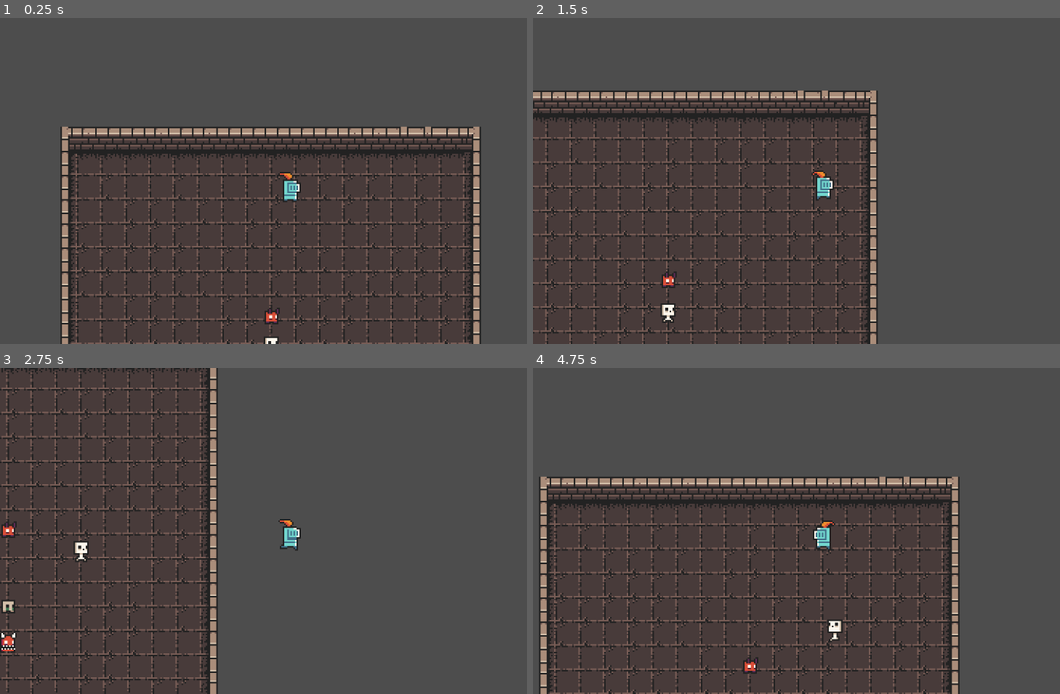
Above: before the commit, frames 1-4 (two rows, left to right).
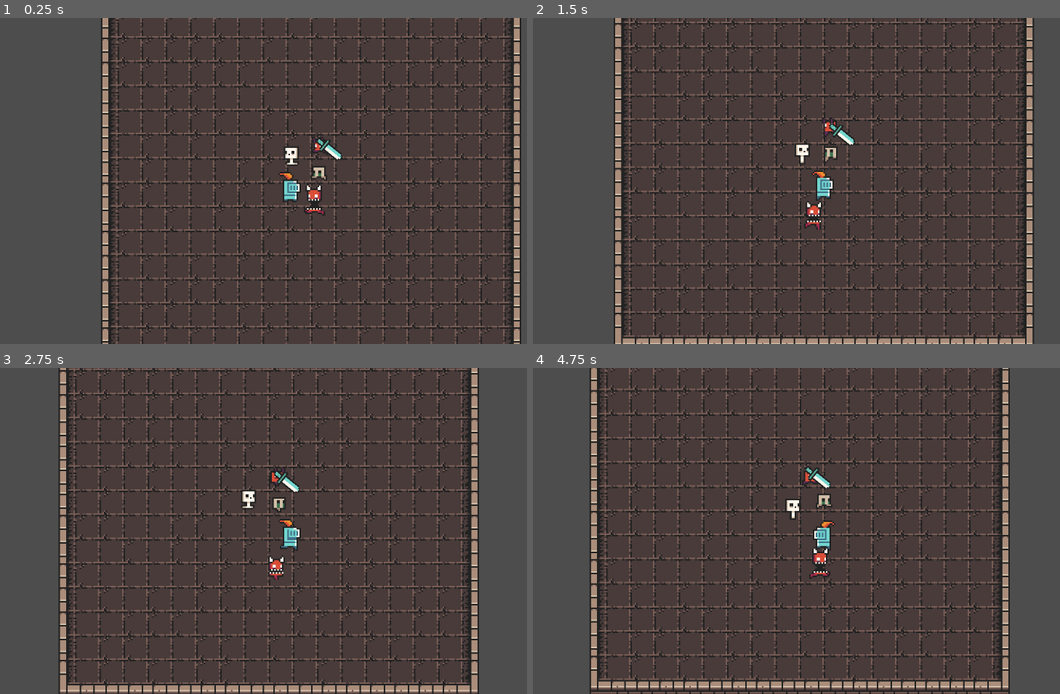
Above: after the commit, the same moments.

Repository: jramrez/godotproj
Game: Godot game, scene res://main.tscn
Two runs of this game, one before a commit and one after it. Both use one fixed random seed, a clock stepped at 60 frames per second and the inputs below.
Inputs:
- Up to frame 1 (0.25 s): no input
- Up to frame 2 (1.5 s): hold Right (ui_right) 0.53-1.28 s; hold Down (ui_down) from 1.28 s (still down)
- Up to frame 3 (2.75 s): release Down (ui_down) at 2.03 s; hold Right (ui_right) from 2.03 s (still down)
- Up to frame 4 (4.75 s): release Right (ui_right) at 2.78 s; hold Up (ui_up) 2.78-3.53 s; hold Left (ui_left) from 3.53 s (still down)

The runs differ from the first frame. In frame 1, 29% of the frame differs, in the area x 11-99%, y 0-100%; in frame 2, 29%; in frame 3, 28%; in frame 4, 31%, in the area x 1-91%, y 0-100%.

Commit message:
attacskskdj

Diff:
--- a/player.tscn
+++ b/player.tscn
@@ -10,6 +10,7 @@
 [ext_resource type="Texture2D" uid="uid://gq0u371chn5l" path="res://0x72_DungeonTilesetII_v1.7/frames/knight_m_run_anim_f1.png" id="8_qwc4b"]
 [ext_resource type="Texture2D" uid="uid://5cq1dydklkx8" path="res://0x72_DungeonTilesetII_v1.7/frames/knight_m_run_anim_f2.png" id="9_mb2yp"]
 [ext_resource type="Texture2D" uid="uid://mf8h21ptiw8t" path="res://0x72_DungeonTilesetII_v1.7/frames/knight_m_run_anim_f3.png" id="10_56130"]
+[ext_resource type="Texture2D" uid="uid://bhhncvkfbo23m" path="res://0x72_DungeonTilesetII_v1.7/frames/weapon_regular_sword.png" id="11_2crug"]
 
 [sub_resource type="CircleShape2D" id="CircleShape2D_bcmf2"]
 
@@ -58,8 +59,67 @@
 "speed": 5.0
 }]
 
+[sub_resource type="Animation" id="Animation_asn0x"]
+resource_name = "attack"
+tracks/0/type = "value"
+tracks/0/imported = false
+tracks/0/enabled = true
+tracks/0/path = NodePath("../AnimationPlayer/Sprite2D:position")
+tracks/0/interp = 1
+tracks/0/loop_wrap = true
+tracks/0/keys = {
+"times": PackedFloat32Array(0, 0.3, 0.5, 0.7, 1),
+"transitions": PackedFloat32Array(1, 1, 1, 1, 1),
+"update": 0,
+"values": [Vector2(12, -6), Vector2(18, -4), Vector2(20, -1), Vector2(21, 3), Vector2(19, 8)]
+}
+tracks/1/type = "value"
+tracks/1/imported = false
+tracks/1/enabled = true
+tracks/1/path = NodePath("../AnimationPlayer/Sprite2D:rotation")
+tracks/1/interp = 1
+tracks/1/loop_wrap = true
+tracks/1/keys = {
+"times": PackedFloat32Array(0, 0.3, 0.5, 0.7, 1),
+"transitions": PackedFloat32Array(1, 1, 1, 1, 1),
+"update": 0,
+"values": [0.0, 0.674524, 1.12421, 1.57389, 2.24841]
+}
+
+[sub_resource type="Animation" id="Animation_cvm4p"]
+length = 0.001
+tracks/0/type = "value"
+tracks/0/imported = false
+tracks/0/enabled = true
+tracks/0/path = NodePath("../AnimationPlayer/Sprite2D:position")
+tracks/0/interp = 1
+tracks/0/loop_wrap = true
+tracks/0/keys = {
+"times": PackedFloat32Array(0),
+"transitions": PackedFloat32Array(1),
+"update": 0,
+"values": [Vector2(12, -6)]
+}
+tracks/1/type = "value"
+tracks/1/imported = false
+tracks/1/enabled = true
+tracks/1/path = NodePath("../AnimationPlayer/Sprite2D:rotation")
+tracks/1/interp = 1
+tracks/1/loop_wrap = true
+tracks/1/keys = {
+"times": PackedFloat32Array(0),
+"transitions": PackedFloat32Array(1),
+"update": 0,
+"values": [2.24841]
+}
+
+[sub_resource type="AnimationLibrary" id="AnimationLibrary_3cvc4"]
+_data = {
+"RESET": SubResource("Animation_cvm4p"),
+"attack": SubResource("Animation_asn0x")
+}
+
 [node name="player" type="CharacterBody2D"]
-position = Vector2(14.0258, -124)
 scale = Vector2(1.08178, 1)
 collision_layer = 3
 script = ExtResource("1_1dkpd")
@@ -78,3 +138,14 @@
 sprite_frames = SubResource("SpriteFrames_byrlq")
 animation = &"Hit"
 frame_progress = 0.537185
+
+[node name="AnimationPlayer" type="AnimationPlayer" parent="."]
+root_node = NodePath("../AnimatedSprite2D")
+libraries = {
+"": SubResource("AnimationLibrary_3cvc4")
+}
+
+[node name="Sprite2D" type="Sprite2D" parent="AnimationPlayer"]
+position = Vector2(12, -6)
+rotation = 2.24841
+texture = ExtResource("11_2crug")
--- a/project.godot
+++ b/project.godot
@@ -14,6 +14,10 @@
 run/main_scene="res://main.tscn"
 config/features=PackedStringArray("4.2", "Forward Plus")
 config/icon="res://icon.svg"
+
+[editor]
+
+movie_writer/movie_file="C:/Users/jramrez/Documents/godotproj/showcase.avi"
 
 [input]
 
--- a/tilemap.tres
+++ b/tilemap.tres
@@ -350,6 +350,7 @@
 0:0/0/terrain = 1
 0:0/0/physics_layer_0/linear_velocity = Vector2(0, 0)
 0:0/0/physics_layer_0/angular_velocity = 0.0
+0:0/0/physics_layer_0/polygon_0/points = PackedVector2Array(-3.125, -8, 3, -8, 3, 8, -3.125, 8)
 0:0/0/terrains_peering_bit/bottom_side = 1
 0:0/0/terrains_peering_bit/top_side = 1
 1:0/0 = 0
@@ -357,6 +358,7 @@
 1:0/0/terrain = 1
 1:0/0/physics_layer_0/linear_velocity = Vector2(0, 0)
 1:0/0/physics_layer_0/angular_velocity = 0.0
+1:0/0/physics_layer_0/polygon_0/points = PackedVector2Array(-3.5, -8, 8, -8, 8, 8, -3.625, 8)
 1:0/0/terrains_peering_bit/bottom_side = 1
 1:0/0/terrains_peering_bit/top_side = 1
 1:0/0/terrains_peering_bit/top_right_corner = 1
@@ -365,6 +367,7 @@
 2:0/0/terrain = 1
 2:0/0/physics_layer_0/linear_velocity = Vector2(0, 0)
 2:0/0/physics_layer_0/angular_velocity = 0.0
+2:0/0/physics_layer_0/polygon_0/points = PackedVector2Array(-8, -8, 8, -8, 8, 8, -8, 8)
 2:0/0/terrains_peering_bit/bottom_side = 1
 2:0/0/terrains_peering_bit/top_left_corner = 1
 2:0/0/terrains_peering_bit/top_side = 1
@@ -374,6 +377,7 @@
 3:0/0/terrain = 1
 3:0/0/physics_layer_0/linear_velocity = Vector2(0, 0)
 3:0/0/physics_layer_0/angular_velocity = 0.0
+3:0/0/physics_layer_0/polygon_0/points = PackedVector2Array(-8, -8, 3, -8, 3, 8, -8, 8)
 3:0/0/terrains_peering_bit/bottom_side = 1
 3:0/0/terrains_peering_bit/top_left_corner = 1
 3:0/0/terrains_peering_bit/top_side = 1
@@ -382,6 +386,7 @@
 4:0/0/terrain = 1
 4:0/0/physics_layer_0/linear_velocity = Vector2(0, 0)
 4:0/0/physics_layer_0/angular_velocity = 0.0
+4:0/0/physics_layer_0/polygon_0/points = PackedVector2Array(-8, -8, 8, -8, 8, 8, -8, 8)
 4:0/0/terrains_peering_bit/bottom_side = 1
 4:0/0/terrains_peering_bit/top_left_corner = 1
 4:0/0/terrains_peering_bit/top_side = 1
@@ -391,6 +396,7 @@
 5:0/0/terrain = 1
 5:0/0/physics_layer_0/linear_velocity = Vector2(0, 0)
 5:0/0/physics_layer_0/angular_velocity = 0.0
+5:0/0/physics_layer_0/polygon_0/points = PackedVector2Array(-8, -8, 8, -8, 8, 8, -8, 8)
 5:0/0/terrains_peering_bit/right_side = 0
 5:0/0/terrains_peering_bit/bottom_right_corner = 0
 5:0/0/terrains_peering_bit/bottom_side = 1
@@ -402,6 +408,7 @@
 6:0/0/terrain = 1
 6:0/0/physics_layer_0/linear_velocity = Vector2(0, 0)
 6:0/0/physics_layer_0/angular_velocity = 0.0
+6:0/0/physics_layer_0/polygon_0/points = PackedVector2Array(-8, -8, 8, -8, 8, 8, -8, 8)
 6:0/0/terrains_peering_bit/bottom_side = 1
 6:0/0/terrains_peering_bit/bottom_left_corner = 0
 6:0/0/terrains_peering_bit/left_side = 0
@@ -413,6 +420,7 @@
 7:0/0/terrain = 1
 7:0/0/physics_layer_0/linear_velocity = Vector2(0, 0)
 7:0/0/physics_layer_0/angular_velocity = 0.0
+7:0/0/physics_layer_0/polygon_0/points = PackedVector2Array(-8, -8, 8, -8, 8, 8, -8, 8)
 7:0/0/terrains_peering_bit/bottom_side = 1
 7:0/0/terrains_peering_bit/top_left_corner = 1
 7:0/0/terrains_peering_bit/top_side = 1
@@ -422,6 +430,7 @@
 8:0/0/terrain = 1
 8:0/0/physics_layer_0/linear_velocity = Vector2(0, 0)
 8:0/0/physics_layer_0/angular_velocity = 0.0
+8:0/0/physics_layer_0/polygon_0/points = PackedVector2Array(-3.5, -8, 8, -8, 8, 8, -3.625, 8)
 8:0/0/terrains_peering_bit/right_side = 0
 8:0/0/terrains_peering_bit/bottom_right_corner = 0
 8:0/0/terrains_peering_bit/bottom_side = 1
@@ -432,6 +441,7 @@
 9:0/0/terrain = 0
 9:0/0/physics_layer_0/linear_velocity = Vector2(0, 0)
 9:0/0/physics_layer_0/angular_velocity = 0.0
+9:0/0/physics_layer_0/polygon_0/points = PackedVector2Array(-8, -8, 8, -8, 8, 8, -8, 8)
 9:0/0/terrains_peering_bit/right_side = 0
 9:0/0/terrains_peering_bit/bottom_right_corner = 0
 9:0/0/terrains_peering_bit/bottom_side = 0
@@ -445,6 +455,7 @@
 10:0/0/terrain = 0
 10:0/0/physics_layer_0/linear_velocity = Vector2(0, 0)
 10:0/0/physics_layer_0/angular_velocity = 0.0
+10:0/0/physics_layer_0/polygon_0/points = PackedVector2Array(-8, -8, 8, -8, 8, 8, -8, 8)
 10:0/0/terrains_peering_bit/right_side = 0
 10:0/0/terrains_peering_bit/bottom_right_corner = 0
 10:0/0/terrains_peering_bit/bottom_side = 0
@@ -458,6 +469,7 @@
 11:0/0/terrain = 1
 11:0/0/physics_layer_0/linear_velocity = Vector2(0, 0)
 11:0/0/physics_layer_0/angular_velocity = 0.0
+11:0/0/physics_layer_0/polygon_0/points = PackedVector2Array(-8, -8, 3, -8, 3, 8, -8, 8)
 11:0/0/terrains_peering_bit/bottom_side = 1
 11:0/0/terrains_peering_bit/bottom_left_corner = 0
 11:0/0/terrains_peering_bit/left_side = 0
@@ -468,6 +480,7 @@
 0:1/0/terrain = 1
 0:1/0/physics_layer_0/linear_velocity = Vector2(0, 0)
 0:1/0/physics_layer_0/angular_velocity = 0.0
+0:1/0/physics_layer_0/polygon_0/points = PackedVector2Array(-3.125, -8, 3, -8, 3, 8, -3.125, 8)
 0:1/0/terrains_peering_bit/bottom_side = 1
 0:1/0/terrains_peering_bit/top_side = 1
 1:1/0 = 0
@@ -475,6 +488,7 @@
 1:1/0/terrain = 1
 1:1/0/physics_layer_0/linear_velocity = Vector2(0, 0)
 1:1/0/physics_layer_0/angular_velocity = 0.0
+1:1/0/physics_layer_0/polygon_0/points = PackedVector2Array(-3.5, -8, 8, -8, 8, 8, -3.625, 8)
 1:1/0/terrains_peering_bit/right_side = 1
 1:1/0/terrains_peering_bit/bottom_side = 1
 1:1/0/terrains_peering_bit/top_side = 1
@@ -483,6 +497,7 @@
 2:1/0/terrain = 1
 2:1/0/physics_layer_0/linear_velocity = Vector2(0, 0)
 2:1/0/physics_layer_0/angular_velocity = 0.0
+2:1/0/physics_layer_0/polygon_0/points = PackedVector2Array(-8, -8, 8, -8, 8, 8, -8, 8)
 2:1/0/terrains_peering_bit/right_side = 1
 2:1/0/terrains_peering_bit/bottom_side = 1
 2:1/0/terrains_peering_bit/left_side = 1
@@ -492,6 +507,7 @@
 3:1/0/terrain = 1
 3:1/0/physics_layer_0/linear_velocity = Vector2(0, 0)
 3:1/0/physics_layer_0/angular_velocity = 0.0
+3:1/0/physics_layer_0/polygon_0/points = PackedVector2Array(-8, -8, 3, -8, 3, 8, -8, 8)
 3:1/0/terrains_peering_bit/bottom_side = 1
 3:1/0/terrains_peering_bit/left_side = 1
 3:1/0/terrains_peering_bit/top_side = 1
@@ -500,6 +516,7 @@
 4:1/0/terrain = 1
 4:1/0/physics_layer_0/linear_velocity = Vector2(0, 0)
 4:1/0/physics_layer_0/angular_velocity = 0.0
+4:1/0/physics_layer_0/polygon_0/points = PackedVector2Array(-3.5, -8, 8, -8, 8, 8, -3.625, 8)
 4:1/0/terrains_peering_bit/right_side = 1
 4:1/0/terrains_peering_bit/bottom_right_corner = 0
 4:1/0/terrains_peering_bit/bottom_side = 1
@@ -509,6 +526,7 @@
 5:1/0/terrain = 1
 5:1/0/physics_layer_0/linear_velocity = Vector2(0, 0)
 5:1/0/physics_layer_0/angular_velocity = 0.0
+5:1/0/physics_layer_0/polygon_0/points = PackedVector2Array(-8, -8, 8, -8, 8, 8, -8, 8)
 5:1/0/terrains_peering_bit/right_side = 0
 5:1/0/terrains_peering_bit/bottom_right_corner = 0
 5:1/0/terrains_peering_bit/bottom_side = 0
@@ -521,6 +539,7 @@
 6:1/0/terrain = 1
 6:1/0/physics_layer_0/linear_velocity = Vector2(0, 0)
 6:1/0/physics_layer_0/angular_velocity = 0.0
+6:1/0/physics_layer_0/polygon_0/points = PackedVector2Array(-8, -8, 8, -8, 8, 8, -8, 8)
 6:1/0/terrains_peering_bit/right_side = 1
 6:1/0/terrains_peering_bit/bottom_right_corner = 0
 6:1/0/terrains_peering_bit/bottom_side = 0
@@ -533,6 +552,7 @@
 7:1/0/terrain = 1
 7:1/0/physics_layer_0/linear_velocity = Vector2(0, 0)
 7:1/0/physics_layer_0/angular_velocity = 0.0
+7:1/0/physics_layer_0/polygon_0/points = PackedVector2Array(-8, -8, 3, -8, 3, 8, -8, 8)
 7:1/0/terrains_peering_bit/bottom_side = 1
 7:1/0/terrains_peering_bit/bottom_left_corner = 0
 7:1/0/terrains_peering_bit/left_side = 1
@@ -542,6 +562,7 @@
 8:1/0/terrain = 1
 8:1/0/physics_layer_0/linear_velocity = Vector2(0, 0)
 8:1/0/physics_layer_0/angular_velocity = 0.0
+8:1/0/physics_layer_0/polygon_0/points = PackedVector2Array(-3.5, -8, 8, -8, 8, 8, -3.625, 8)
 8:1/0/terrains_peering_bit/right_side = 0
 8:1/0/terrains_peering_bit/bottom_right_corner = 0
 8:1/0/terrains_peering_bit/bottom_side = 1
@@ -552,6 +573,7 @@
 9:1/0/terrain = 1
 9:1/0/physics_layer_0/linear_velocity = Vector2(0, 0)
 9:1/0/physics_layer_0/angular_velocity = 0.0
+9:1/0/physics_layer_0/polygon_0/points = PackedVector2Array(-8, -8, 8, -8, 8, 8, -8, 8)
 9:1/0/terrains_peering_bit/bottom_side = 1
 9:1/0/terrains_peering_bit/bottom_left_corner = 0
 9:1/0/terrains_peering_bit/left_side = 0
@@ -563,6 +585,7 @@
 11:1/0/terrain = 1
 11:1/0/physics_layer_0/linear_velocity = Vector2(0, 0)
 11:1/0/physics_layer_0/angular_velocity = 0.0
+11:1/0/physics_layer_0/polygon_0/points = PackedVector2Array(-8, -8, 8, -8, 8, 8, -8, 8)
 11:1/0/terrains_peering_bit/bottom_side = 1
 11:1/0/terrains_peering_bit/bottom_left_corner = 0
 11:1/0/terrains_peering_bit/left_side = 0
@@ -574,6 +597,7 @@
 0:2/0/terrain = 1
 0:2/0/physics_layer_0/linear_velocity = Vector2(0, 0)
 0:2/0/physics_layer_0/angular_velocity = 0.0
+0:2/0/physics_layer_0/polygon_0/points = PackedVector2Array(-3.125, -8, 3, -8, 3, 8, -3.125, 8)
 0:2/0/terrains_peering_bit/bottom_side = 1
 0:2/0/terrains_peering_bit/top_side = 1
 1:2/0 = 0
@@ -581,6 +605,7 @@
 1:2/0/terrain = 1
 1:2/0/physics_layer_0/linear_velocity = Vector2(0, 0)
 1:2/0/physics_layer_0/angular_velocity = 0.0
+1:2/0/physics_layer_0/polygon_0/points = PackedVector2Array(-3.5, -8, 8, -8, 8, 8, -3.625, 8)
 1:2/0/terrains_peering_bit/right_side = 1
 1:2/0/terrains_peering_bit/top_side = 1
 2:2/0 = 0
@@ -588,6 +613,7 @@
 2:2/0/terrain = 1
 2:2/0/physics_layer_0/linear_velocity = Vector2(0, 0)
 2:2/0/physics_layer_0/angular_velocity = 0.0
+2:2/0/physics_layer_0/polygon_0/points = PackedVector2Array(-8, -8, 8, -8, 8, 8, -8, 8)
 2:2/0/terrains_peering_bit/right_side = 1
 2:2/0/terrains_peering_bit/left_side = 1
 2:2/0/terrains_peering_bit/top_side = 1
@@ -596,6 +622,7 @@
 3:2/0/terrain = 1
 3:2/0/physics_layer_0/linear_velocity = Vector2(0, 0)
 3:2/0/physics_layer_0/angular_velocity = 0.0
+3:2/0/physics_layer_0/polygon_0/points = PackedVector2Array(-8, -8, 3, -8, 3, 8, -8, 8)
 3:2/0/terrains_peering_bit/left_side = 1
 3:2/0/terrains_peering_bit/top_side = 1
 4:2/0 = 0
@@ -603,6 +630,7 @@
 4:2/0/terrain = 1
 4:2/0/physics_layer_0/linear_velocity = Vector2(0, 0)
 4:2/0/physics_layer_0/angular_velocity = 0.0
+4:2/0/physics_layer_0/polygon_0/points = PackedVector2Array(-3.5, -8, 8, -8, 8, 8, -3.625, 8)
 4:2/0/terrains_peering_bit/bottom_side = 1
 4:2/0/terrains_peering_bit/top_side = 1
 4:2/0/terrains_peering_bit/top_right_corner = 1
@@ -611,6 +639,7 @@
 5:2/0/terrain = 1
 5:2/0/physics_layer_0/linear_velocity = Vector2(0, 0)
 5:2/0/physics_layer_0/angular_velocity = 0.0
+5:2/0/physics_layer_0/polygon_0/points = PackedVector2Array(-8, -8, 8, -8, 8, 8, -8, 8)
 5:2/0/terrains_peering_bit/right_side = 0
 5:2/0/terrains_peering_bit/bottom_right_corner = 0
 5:2/0/terrains_peering_bit/bottom_side = 1
@@ -622,6 +651,7 @@
 6:2/0/terrain = 1
 6:2/0/physics_layer_0/linear_velocity = Vector2(0, 0)
 6:2/0/physics_layer_0/angular_velocity = 0.0
+6:2/0/physics_layer_0/polygon_0/points = PackedVector2Array(-8, -8, 8, -8, 8, 8, -8, 8)
 6:2/0/terrains_peering_bit/bottom_side = 1
 6:2/0/terrains_peering_bit/bottom_left_corner = 0
 6:2/0/terrains_peering_bit/left_side = 0
@@ -633,6 +663,7 @@
 7:2/0/terrain = 1
 7:2/0/physics_layer_0/linear_velocity = Vector2(0, 0)
 7:2/0/physics_layer_0/angular_velocity = 0.0
+7:2/0/physics_layer_0/polygon_0/points = PackedVector2Array(-8, -8, 3, -8, 3, 8, -8, 8)
 7:2/0/terrains_peering_bit/bottom_side = 1
 7:2/0/terrains_peering_bit/top_left_corner = 1
 7:2/0/terrains_peering_bit/top_side = 1
@@ -641,6 +672,7 @@
 8:2/0/terrain = 1
 8:2/0/physics_layer_0/linear_velocity = Vector2(0, 0)
 8:2/0/physics_layer_0/angular_velocity = 0.0
+8:2/0/physics_layer_0/polygon_0/points = PackedVector2Array(-8, -8, 8, -8, 8, 8, -8, 8)
 8:2/0/terrains_peering_bit/right_side = 0
 8:2/0/terrains_peering_bit/bottom_right_corner = 0
 8:2/0/terrains_peering_bit/bottom_side = 1
@@ -652,6 +684,7 @@
 9:2/0/terrain = 0
 9:2/0/physics_layer_0/linear_velocity = Vector2(0, 0)
 9:2/0/physics_layer_0/angular_velocity = 0.0
+9:2/0/physics_layer_0/polygon_0/points = PackedVector2Array(-8, -8, 8, -8, 8, 8, -8, 8)
 9:2/0/terrains_peering_bit/right_side = 0
 9:2/0/terrains_peering_bit/bottom_right_corner = 0
 9:2/0/terrains_peering_bit/bottom_side = 0
@@ -665,6 +698,7 @@
 10:2/0/terrain = 1
 10:2/0/physics_layer_0/linear_velocity = Vector2(0, 0)
 10:2/0/physics_layer_0/angular_velocity = 0.0
+10:2/0/physics_layer_0/polygon_0/points = PackedVector2Array(-8, -8, 8, -8, 8, 8, -8, 8)
 10:2/0/terrains_peering_bit/right_side = 0
 10:2/0/terrains_peering_bit/bottom_right_corner = 0
 10:2/0/terrains_peering_bit/bottom_side = 1
@@ -676,6 +710,7 @@
 11:2/0/terrain = 1
 11:2/0/physics_layer_0/linear_velocity = Vector2(0, 0)
 11:2/0/physics_layer_0/angular_velocity = 0.0
+11:2/0/physics_layer_0/polygon_0/points = PackedVector2Array(-8, -8, 8, -8, 8, 8, -8, 8)
 11:2/0/terrains_peering_bit/bottom_side = 1
 11:2/0/terrains_peering_bit/bottom_left_corner = 0
 11:2/0/terrains_peering_bit/left_side = 0
@@ -686,17 +721,20 @@
 0:3/0/terrain = 1
 0:3/0/physics_layer_0/linear_velocity = Vector2(0, 0)
 0:3/0/physics_layer_0/angular_velocity = 0.0
+0:3/0/physics_layer_0/polygon_0/points = PackedVector2Array(-8, -8, 8, -8, 8, 8, -8, 8)
 1:3/0 = 0
 1:3/0/terrain_set = 0
 1:3/0/terrain = 1
 1:3/0/physics_layer_0/linear_velocity = Vector2(0, 0)
 1:3/0/physics_layer_0/angular_velocity = 0.0
+1:3/0/physics_layer_0/polygon_0/points = PackedVector2Array(-3.5, -8, 8, -8, 8, 8, -3.625, 8)
 1:3/0/terrains_peering_bit/right_side = 1
 2:3/0 = 0
 2:3/0/terrain_set = 0
 2:3/0/terrain = 1
 2:3/0/physics_layer_0/linear_velocity = Vector2(0, 0)
 2:3/0/physics_layer_0/angular_velocity = 0.0
+2:3/0/physics_layer_0/polygon_0/points = PackedVector2Array(-8, -8, 8, -8, 8, 8, -8, 8)
 2:3/0/terrains_peering_bit/right_side = 1
 2:3/0/terrains_peering_bit/left_side = 1
 3:3/0 = 0
@@ -704,12 +742,14 @@
 3:3/0/terrain = 1
 3:3/0/physics_layer_0/linear_velocity = Vector2(0, 0)
 3:3/0/physics_layer_0/angular_velocity = 0.0
+3:3/0/physics_layer_0/polygon_0/points = PackedVector2Array(-8, -8, 3, -8, 3, 8, -8, 8)
 3:3/0/terrains_peering_bit/left_side = 1
 4:3/0 = 0
 4:3/0/terrain_set = 0
 4:3/0/terrain = 1
 4:3/0/physics_layer_0/linear_velocity = Vector2(0, 0)
 4:3/0/physics_layer_0/angular_velocity = 0.0
+4:3/0/physics_layer_0/polygon_0/points = PackedVector2Array(-8, -8, 8, -8, 8, 8, -8, 8)
 4:3/0/terrains_peering_bit/right_side = 1
 4:3/0/terrains_peering_bit/bottom_side = 1
 4:3/0/terrains_peering_bit/bottom_left_corner = 0
@@ -720,6 +760,7 @@
 5:3/0/terrain = 1
 5:3/0/physics_layer_0/linear_velocity = Vector2(0, 0)
 5:3/0/physics_layer_0/angular_velocity = 0.0
+5:3/0/physics_layer_0/polygon_0/points = PackedVector2Array(-8, -8, 8, -8, 8, 8, -8, 8)
 5:3/0/terrains_peering_bit/right_side = 1
 5:3/0/terrains_peering_bit/left_side = 1
 5:3/0/terrains_peering_bit/top_side = 1
@@ -728,6 +769,7 @@
 6:3/0/terrain = 1
 6:3/0/physics_layer_0/linear_velocity = Vector2(0, 0)
 6:3/0/physics_layer_0/angular_velocity = 0.0
+6:3/0/physics_layer_0/polygon_0/points = PackedVector2Array(-8, -8, 8, -8, 8, 8, -8, 8)
 6:3/0/terrains_peering_bit/right_side = 1
 6:3/0/terrains_peering_bit/left_side = 1
 6:3/0/terrains_peering_bit/top_side = 1
@@ -736,6 +778,7 @@
 7:3/0/terrain = 1
 7:3/0/physics_layer_0/linear_velocity = Vector2(0, 0)
 7:3/0/physics_layer_0/angular_velocity = 0.0
+7:3/0/physics_layer_0/polygon_0/points = PackedVector2Array(-8, -8, 8, -8, 8, 8, -8, 8)
 7:3/0/terrains_peering_bit/right_side = 1
 7:3/0/terrains_peering_bit/bottom_right_corner = 0
 7:3/0/terrains_peering_bit/bottom_side = 1
@@ -746,6 +789,7 @@
 8:3/0/terrain = 1
 8:3/0/physics_layer_0/linear_velocity = Vector2(0, 0)
 8:3/0/physics_layer_0/angular_velocity = 0.0
+8:3/0/physics_layer_0/polygon_0/points = PackedVector2Array(-3.5, -8, 8, -8, 8, 8, -3.625, 8)
 8:3/0/terrains_peering_bit/right_side = 1
 8:3/0/terrains_peering_bit/top_side = 1
 9:3/0 = 0
@@ -753,6 +797,7 @@
 9:3/0/terrain = 1
 9:3/0/physics_layer_0/linear_velocity = Vector2(0, 0)
 9:3/0/physics_layer_0/angular_velocity = 0.0
+9:3/0/physics_layer_0/polygon_0/points = PackedVector2Array(-8, -8, 8, -8, 8, 8, -8, 8)
 9:3/0/terrains_peering_bit/right_side = 1
 9:3/0/terrains_peering_bit/left_side = 1
 10:3/0 = 0
@@ -760,6 +805,7 @@
 10:3/0/terrain = 1
 10:3/0/physics_layer_0/linear_velocity = Vector2(0, 0)
 10:3/0/physics_layer_0/angular_velocity = 0.0
+10:3/0/physics_layer_0/polygon_0/points = PackedVector2Array(-8, -8, 8, -8, 8, 8, -8, 8)
 10:3/0/terrains_peering_bit/right_side = 1
 10:3/0/terrains_peering_bit/bottom_side = 1
 10:3/0/terrains_peering_bit/left_side = 1
@@ -769,6 +815,7 @@
 11:3/0/terrain = 1
 11:3/0/physics_layer_0/linear_velocity = Vector2(0, 0)
 11:3/0/physics_layer_0/angular_velocity = 0.0
+11:3/0/physics_layer_0/polygon_0/points = PackedVector2Array(-8, -8, 3, -8, 3, 8, -8, 8)
 11:3/0/terrains_peering_bit/left_side = 1
 11:3/0/terrains_peering_bit/top_side = 1
 
Not shown: 1 places in player.tscn that only renumber resources
Not shown, added: showcase.avi
